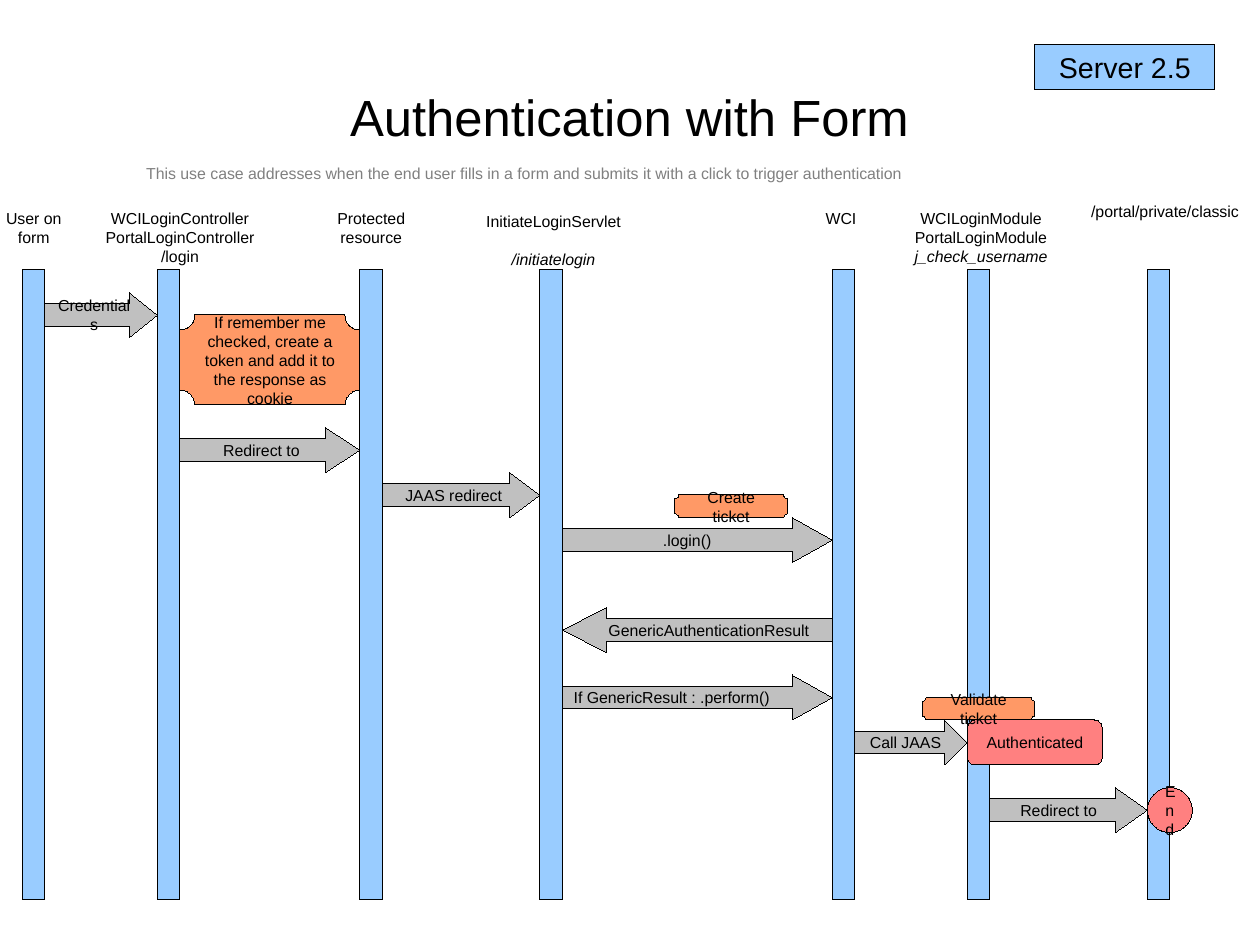
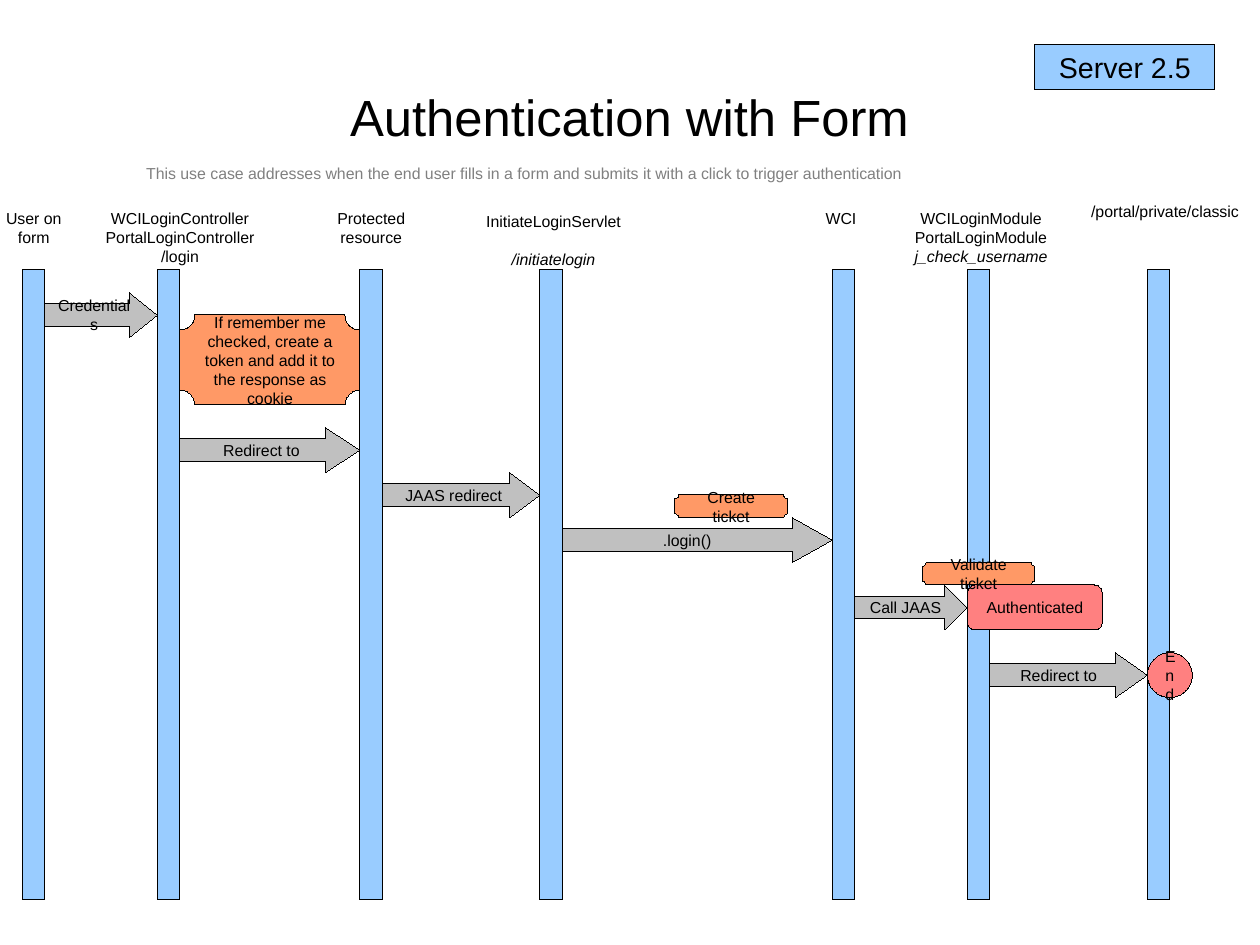
Before and after one commit to gatein/gatein-wci, a slide deck: slide 8 of wci/src/main/doc/wci-authentication.odp. Drawn at 1260x945 pixels with LibreOffice and Linux fonts; fonts in the diff are those of the drawing. Boxes give left, top, right and bottom in pixels: in the first picture for what was removed or moved away, otherwise in the second. Text is boxed around its words. In the diff, an @@ line names an element or a change of style, - is before the commit and + after.

Commit message:
GTNPORTAL-1808 : Move some code from gatein authentication (InitialeLoginServlet & ErrorLoginServlet) to wci authentication (Create WCIController)

```diff
--- a/wci/src/main/doc/wci-authentication.odp
+++ b/wci/src/main/doc/wci-authentication.odp
@@ 2 right arrows, 1 ellipse, 1 rounded rectangle, 1 freeform shape: place and size @@
-2 right arrows, 1 ellipse, 1 rounded rectangle, 1 freeform shape at [855,697,1193,832]
+2 right arrows, 1 ellipse, 1 rounded rectangle, 1 freeform shape at [855,563,1193,697]
@@ right arrow removed at [563,607,832,652] @@
-GenericAuthenticationResult
@@ right arrow removed at [563,676,832,720] @@
-If GenericResult : .perform()
```
Also in this commit, not shown: 6 other slides changed, 20 other files.
